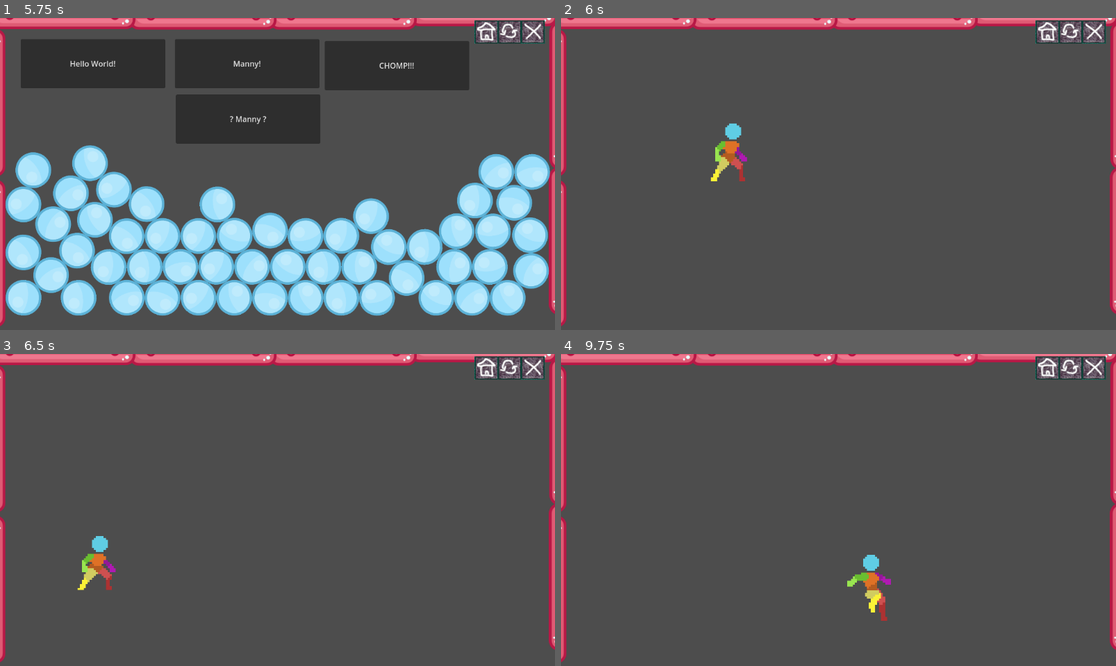
Above: before the commit, frames 1-4 (two rows, left to right).
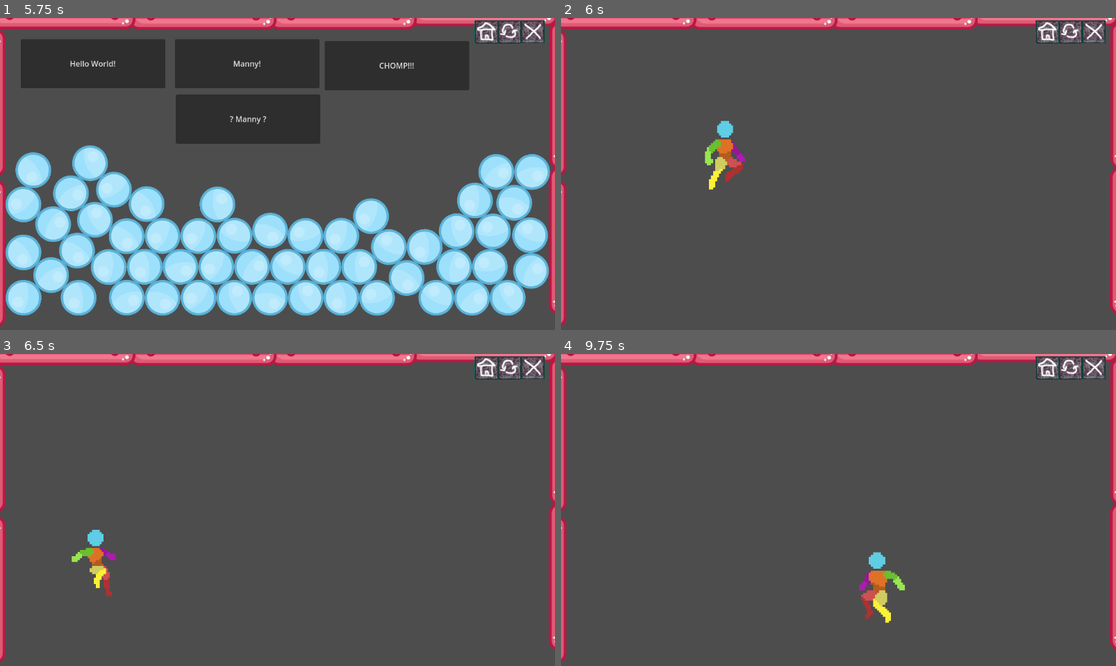
Above: after the commit, the same moments.

Repository: StevenPartridge/godot-learning
Game: Godot game, scene res://Main.tscn
Two runs of this game, one before a commit and one after it. Both use one fixed random seed, a clock stepped at 60 frames per second and the inputs below.
Inputs (mouse positions are in pixels of both pictures, inside the frame that each line leads up to):
- Up to frame 1 (5.75 s): move the mouse to (399, 158) at 0.52 s; hold Right (MoveRight) 0.53-2.03 s; tap Space (Jump) at 0.6, 0.77, 1.07, 1.52, 1.55, 1.82, 2.3, 3.02, 3.05, 3.32, 3.6, 3.77, 4.07, 4.52, 4.55, 4.82, 5.3 s; move the mouse to (166, 189) at 1.27 s; tap S (Crouch) at 1.35, 4.35 s; move the mouse to (333, 105) at 2.02 s; hold A (MoveLeft) 2.03-2.78 s; tap Down (GroundPound) at 2.1, 5.1 s; move the mouse to (249, 236) at 2.77 s; hold Right (MoveRight) 2.78-4.28 s; click (249, 236) at 2.85 s; move the mouse to (444, 220) at 3.52 s; move the mouse to (111, 127) at 4.27 s; hold A (MoveLeft) 4.28-5.03 s; move the mouse to (305, 174) at 5.02 s; hold Right (MoveRight) from 5.03 s (still down)
- Up to frame 2 (6 s): move the mouse to (755, 96) at 5.77 s; release Right (MoveRight) at 5.78 s; hold A (MoveLeft) from 5.78 s (still down); click (755, 96) at 5.85 s
- Up to frame 3 (6.5 s): keep holding A (MoveLeft); tap Space (Jump) at 6.02, 6.05, 6.32 s
- Up to frame 4 (9.75 s): move the mouse to (960, 494) at 6.52 s; tap Space (Jump) at 6.6, 6.77, 7.07, 7.52, 7.55, 7.82, 8.3, 9.02, 9.05, 9.32, 9.6 s; move the mouse to (727, 525) at 7.27 s; release A (MoveLeft) at 7.28 s; hold Right (MoveRight) 7.28-9.53 s; tap S (Crouch) at 7.35 s; move the mouse to (894, 441) at 8.02 s; tap Down (GroundPound) at 8.1 s; move the mouse to (810, 572) at 8.77 s; click (810, 572) at 8.85 s; move the mouse to (1005, 556) at 9.52 s; hold A (MoveLeft) from 9.53 s (still down)

Frame 1 is identical in both runs. In frame 2, 0.7% of the frame differs, in the area x 25-34%, y 32-56%; in frame 3, 0.7%; in frame 4, 0.9%, in the area x 51-62%, y 63-87%.

Commit message:
Another rapid improvement I'd like to keep forever

Diff:
--- a/src/Manny2/Manny2.gd
+++ b/src/Manny2/Manny2.gd
@@ -64,15 +64,22 @@
 func is_crouching():
 	return Input.is_action_pressed("Crouch") and is_on_floor() and get_input_direction() == 0
 
+func is_press_left():
+	return Input.is_action_just_pressed("MoveLeft") or Input.is_action_pressed("MoveLeft") and is_on_floor()
+
+func is_press_right():
+	return Input.is_action_just_pressed("MoveRight") or Input.is_action_pressed("MoveRight") and is_on_floor()
+
 func handle_input():
 	if Input.is_action_just_pressed("Jump") and is_on_floor():
+		velocity.y = JUMP_VELOCITY
+	if !is_on_floor():
 		current_state = State.JUMP
-		velocity.y = JUMP_VELOCITY
-	if Input.is_action_just_pressed("MoveLeft") and is_on_floor():
+	if is_press_left() and is_on_floor():
 		current_direction = Direction.LEFT
 		current_state = State.WALK
 		Manny.flip_h = true
-	if Input.is_action_just_pressed("MoveRight") and is_on_floor():
+	if is_press_right() and is_on_floor():
 		current_direction = Direction.RIGHT
 		current_state = State.WALK
 		Manny.flip_h = false
